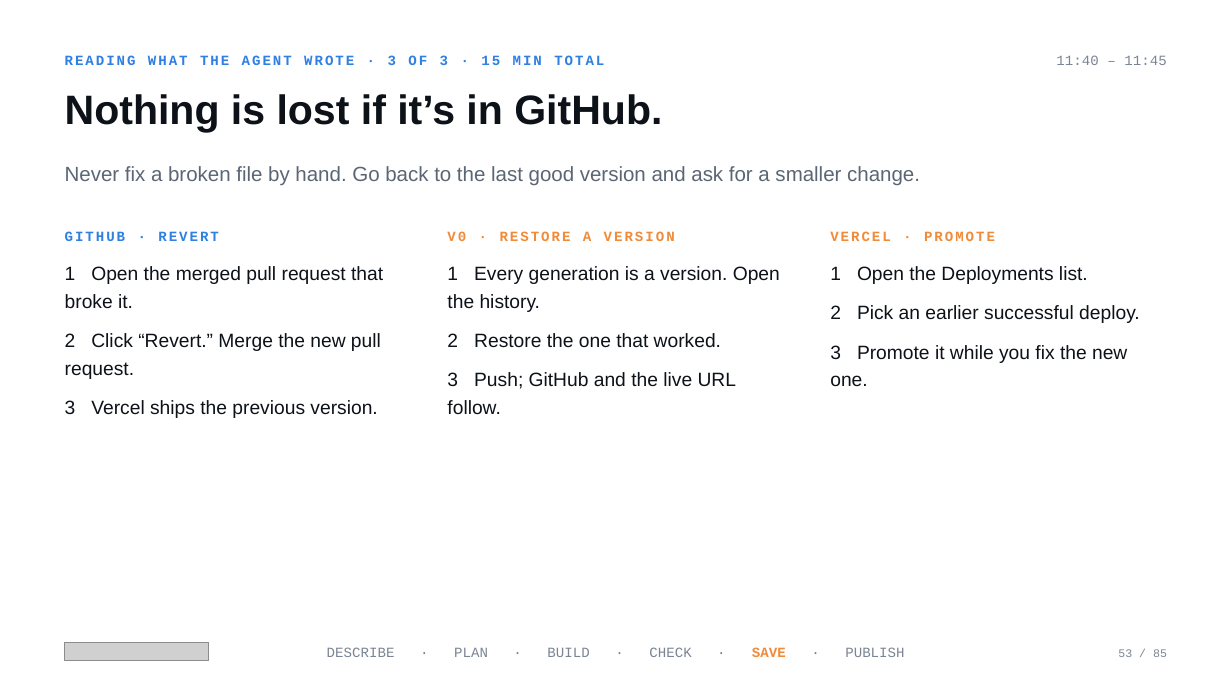
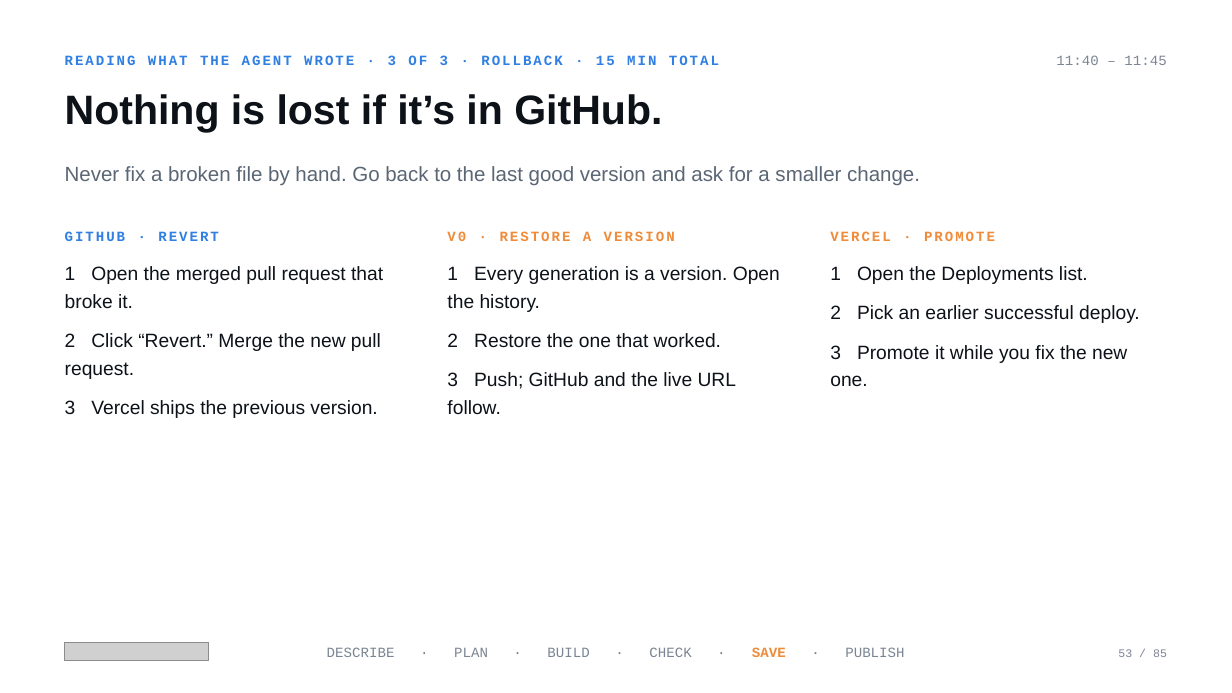
Before and after one commit to mrhinkle/Vibe-Coding-for-Non-Technical-Professionals, a slide deck: slide 53 of presentations/ato-2026-workshop/ato-2026-workshop.pptx. Drawn at 1232x693 pixels with LibreOffice and Linux fonts; fonts in the diff are those of the drawing; grey boxes stand for pictures. Boxes give left, top, right and bottom in pixels: in the first picture for what was removed or moved away, otherwise in the second. Text is boxed around its words. In the diff, an @@ line names an element or a change of style, - is before the commit and + after.

```diff
--- a/presentations/ato-2026-workshop/ato-2026-workshop.pptx
+++ b/presentations/ato-2026-workshop/ato-2026-workshop.pptx
@@ text at [65,55,719,65]: text changed @@
-READING WHAT THE AGENT WROTE · 3 OF 3 · 15 MIN TOTAL
+READING WHAT THE AGENT WROTE · 3 OF 3 · ROLLBACK · 15 MIN TOTAL
```
Also in this commit, not shown: 9 other slides changed, 18 other files.
